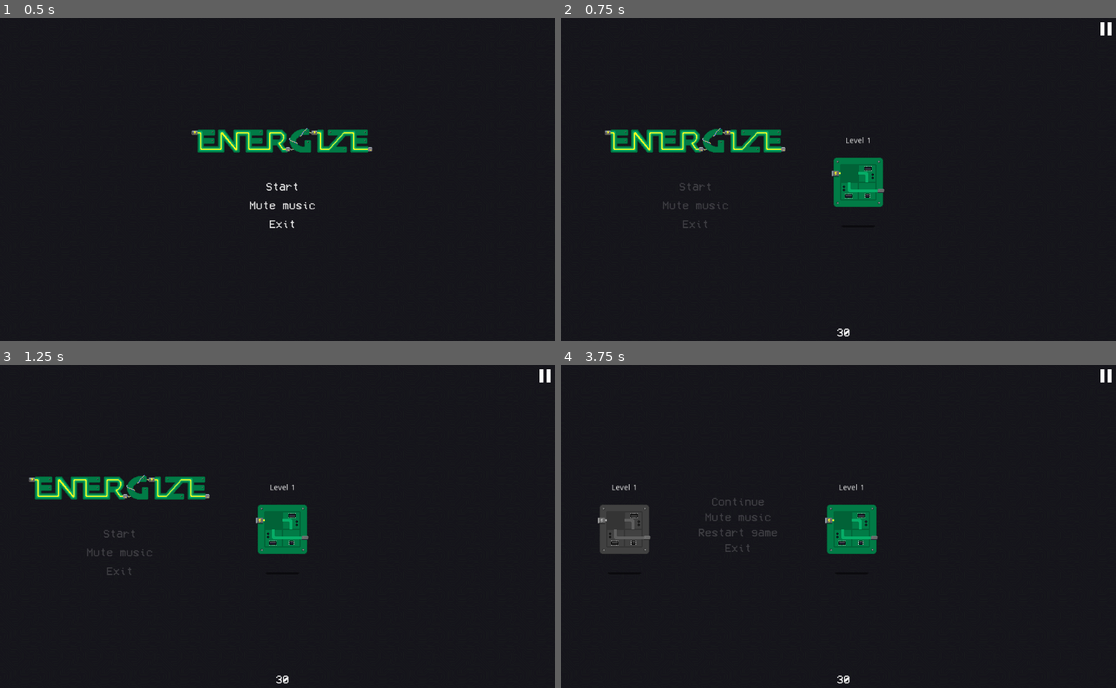
Above: before the commit, frames 1-4 (two rows, left to right).
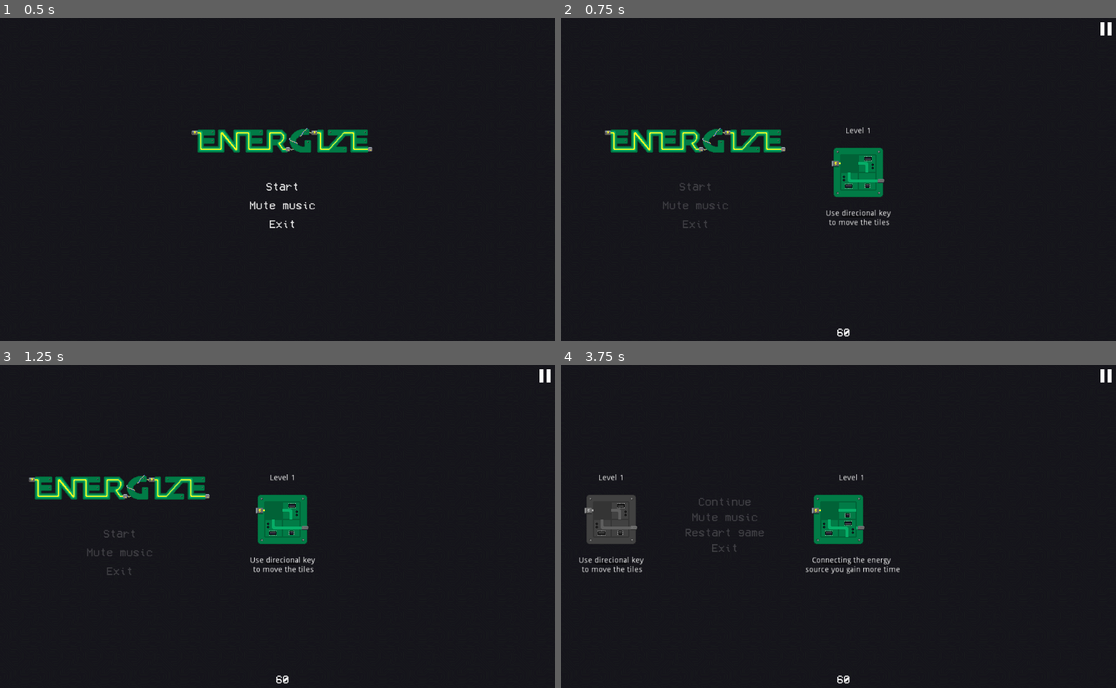
Above: after the commit, the same moments.

Repository: luizotcarvalho/Energize
Game: Godot game, scene res://Main.tscn
Same seed, same stepped clock (60 frames per second), same inputs: the game is played once before the commit and once after it.
Inputs (mouse positions are in pixels of both pictures, inside the frame that each line leads up to):
- Up to frame 1 (0.5 s): no input
- Up to frame 2 (0.75 s): click "Start" at 0.5 s
- Up to frame 3 (1.25 s): no input
- Up to frame 4 (3.75 s): tap Enter at 1.25 s; move the mouse to (849, 539) at 1.27 s; hold Right (arrow_right) 1.28-2.03 s; click (849, 539) at 1.35 s; tap Space at 2 s; move the mouse to (832, 539) at 2.02 s; hold Down (arrow_down) 2.03-2.75 s; click (832, 539) at 2.1 s; click (1104, 374) at 2.75 s; click "Restart game" at 3.5 s

Frame 1 is identical in both runs. In frame 2, 1.3% of the frame differs, in the area x 47-60%, y 33-99%; in frame 3, 1.3%; in frame 4, 3.9%, in the area x 3-62%, y 33-99%.

Commit message:
exporting

Diff:
--- a/globals/Game.gd
+++ b/globals/Game.gd
@@ -1,9 +1,9 @@
 extends Node
 
-onready var title_ui = preload("res://ui/title.tscn")
-onready var pause_ui = preload("res://ui/pause.tscn")
-onready var win_ui = preload("res://ui/win.tscn")
-onready var gameover_ui = preload("res://ui/gameover.tscn")
+onready var title_ui = preload("res://ui/Title.tscn")
+onready var pause_ui = preload("res://ui/Pause.tscn")
+onready var win_ui = preload("res://ui/Win.tscn")
+onready var gameover_ui = preload("res://ui/Gameover.tscn")
 
 onready var gray_shader = preload("res://assets/gray.shader")
 var gray_material = ShaderMaterial.new()
@@ -20,15 +20,22 @@
 	preload("res://levels/level_9.tscn"),
 	preload("res://levels/level_10.tscn"),
 ]
+export var current_level_index = 0
+var current_level_instance = null
+
+
+const tutorials = [
+	'Use direcional key\n to move the tiles',
+	'Connecting the energy\n source you gain more time',
+	'Good luck!'
+]
+var current_tutorial_index = 0
 
 onready var camera_target = null
 export var camera_speed = 10
 
-export var current_level_index = 0
-var current_level_instance = null
-
-export var initial_timeleft = 30
-export var extra_time_per_level = 10
+export var initial_timeleft = 60
+export var extra_time_per_level = 30
 var timeleft = null
 
 var is_muted = false
@@ -47,10 +54,27 @@
 	container.add_child(label)
 	container.add_child(level)
 
+	if current_tutorial_index < len(tutorials):
+		_create_tutorial_ui(container)
+
 	$Container/Scenes.add_child(container)
 
 	current_level_instance = container
 	camera_target = container
+
+
+func _create_tutorial_ui(container):
+	var label = Label.new()
+	var wrapper = CenterContainer.new()
+#	wrapper.size = Vector2(100, 50)
+
+	label.set_text(tutorials[current_tutorial_index])
+	label.set_align(label.ALIGN_CENTER)
+#	label.position -= label.get_size() / 2
+
+	wrapper.add_child(label)
+	container.add_child(wrapper)
+	current_tutorial_index += 1
 
 
 func _create_title_ui():
@@ -112,13 +136,10 @@
 	if current_level_index < len(levels):
 		if current_level_instance:
 			_disable_level(current_level_instance)
-
-		_create_level()
-
-		if current_level_index > 0:
 			$Sounds/NextLevel.play()
 			timeleft += extra_time_per_level
 
+		_create_level()
 		current_level_index += 1
 
 	else:
--- a/levels/Level.gd
+++ b/levels/Level.gd
@@ -2,8 +2,7 @@
 
 
 func _ready() -> void:
-	pass
-#	_shuffle_tiles()
+	_shuffle_tiles()
 
 
 func _process(_delta: float) -> void:
Not shown, changed: export_presets.cfg
Not shown, changed: .gitignore
